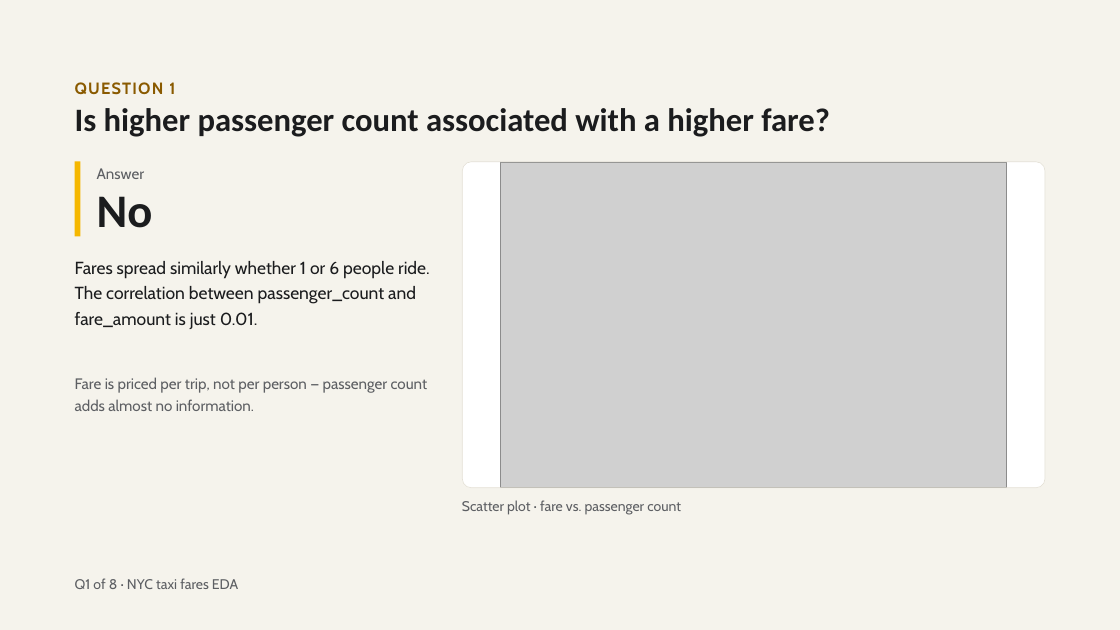
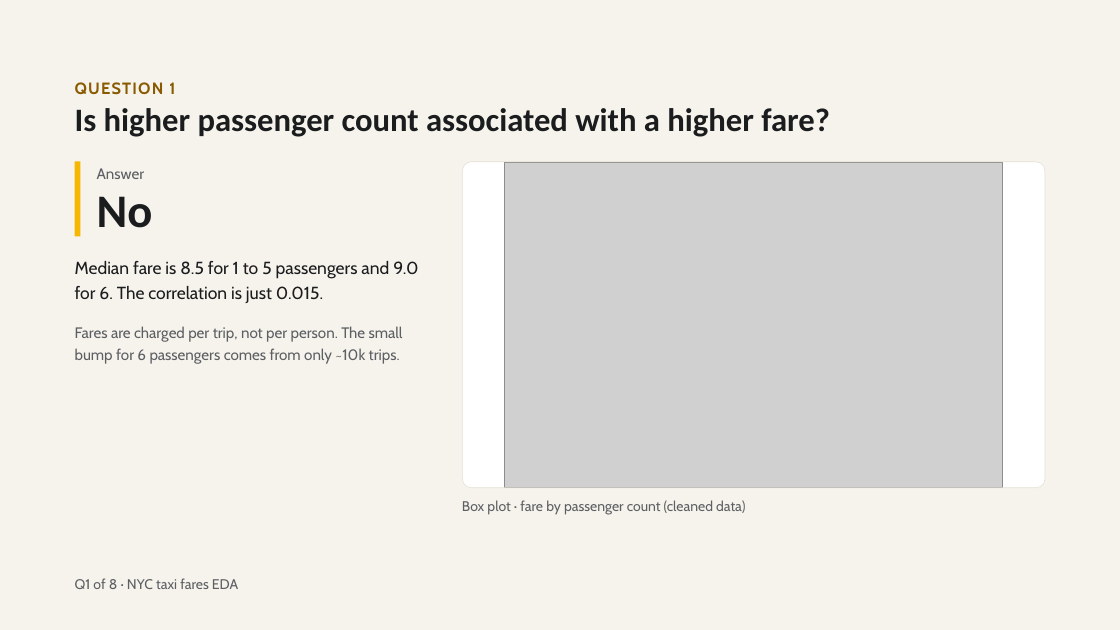
Before and after one commit to Youssef57-T/Cellula-Internship-MlEngineer, a slide deck: slide 6 of NYC Taxi Fares — 8 Questions.pptx (slide 5 before the commit). Drawn at 1120x630 pixels with LibreOffice and Linux fonts; fonts in the diff are those of the drawing; grey boxes stand for pictures. Boxes give left, top, right and bottom in pixels: in the first picture for what was removed or moved away, otherwise in the second. Text is boxed around its words. In the diff, an @@ line names an element or a change of style, - is before the commit and + after.

```diff
--- a/NYC Taxi Fares — 8 Questions.pptx
+++ b/NYC Taxi Fares — 8 Questions.pptx
@@ picture: place and size @@
-picture at [501, 162, 1007, 488]
+picture at [505, 162, 1003, 488]
@@ text at [75, 261, 418, 303]: text changed @@
-Fares spread similarly whether 1 or 6 people ride. The correlation between passenger_count and fare_amount is just 0.01.
+Median fare is 8.5 for 1 to 5 passengers and 9.0 for 6. The correlation is just 0.015.
@@ text at [75, 326, 403, 364]: text changed @@
-Fare is priced per trip, not per person — passenger count adds almost no information.
+Fares are charged per trip, not per person. The small bump for 6 passengers comes from only ~10k trips.
@@ text at [462, 500, 745, 515]: text changed @@
-Scatter plot · fare vs. passenger count
+Box plot · fare by passenger count (cleaned data)
```
Also in this commit, not shown: 9 other slides changed, 2 slides added, 1 slide removed.
